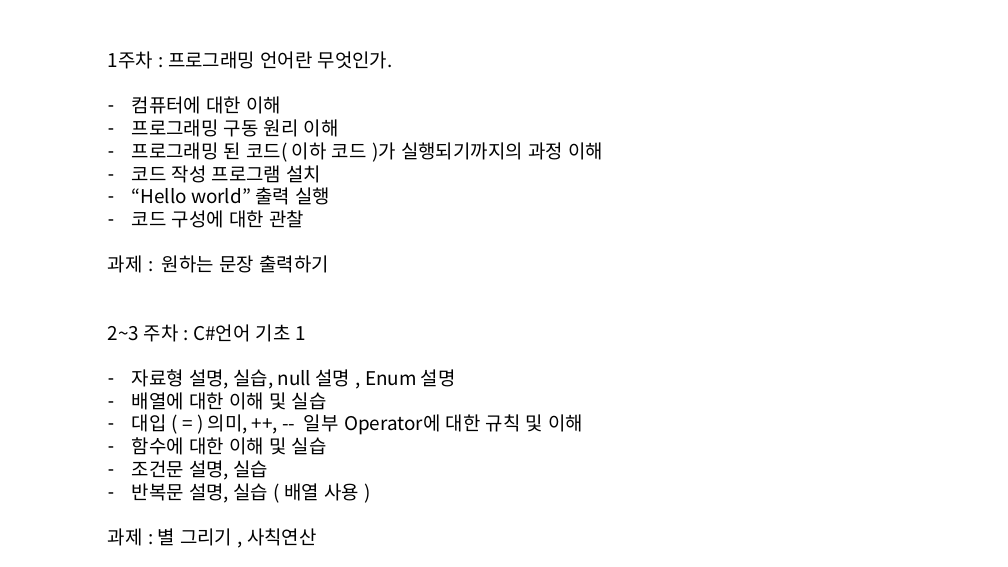
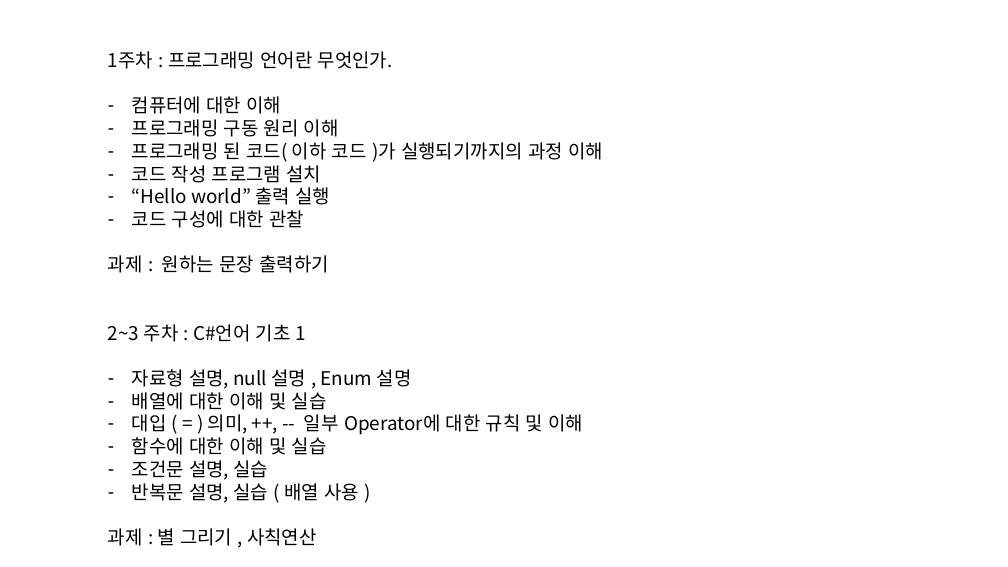
Before and after one commit to Pacman18/SantaClass, a slide deck: slide 2 of c#기초교육과정.pptx. Drawn at 1008x567 pixels with LibreOffice and Linux fonts; fonts in the diff are those of the drawing. Boxes give left, top, right and bottom in pixels: in the first picture for what was removed or moved away, otherwise in the second. Text is boxed around its words. In the diff, an @@ line names an element or a change of style, - is before the commit and + after.

```diff
--- a/c#기초교육과정.pptx
+++ b/c#기초교육과정.pptx
@@ text at [132, 369, 412, 389]: text changed @@
-– 자료형 설명, 실습, null 설명 , Enum 설명
+– 자료형 설명, null 설명 , Enum 설명
```
Also in this commit, not shown: 1 other slide changed, 1 other file.
